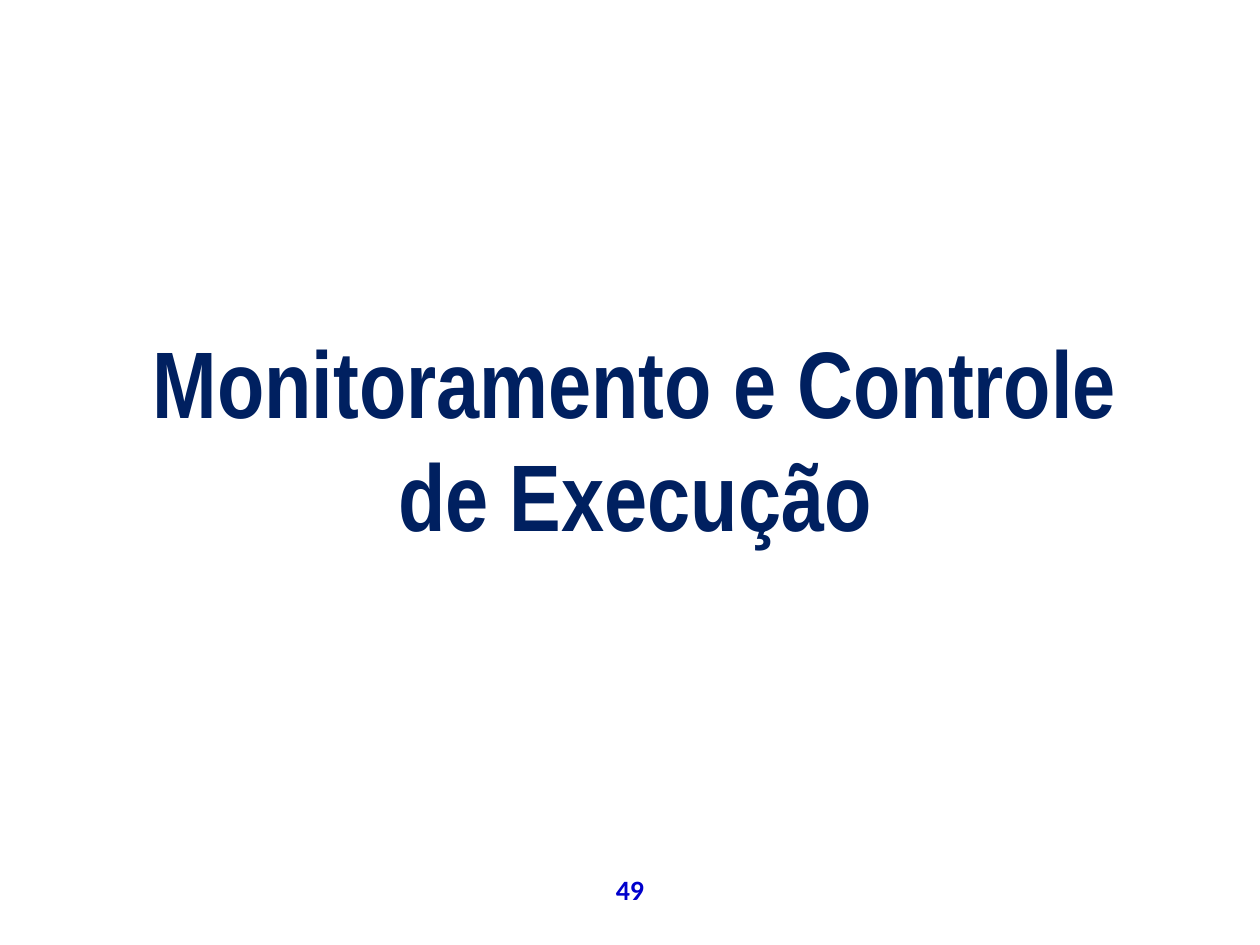
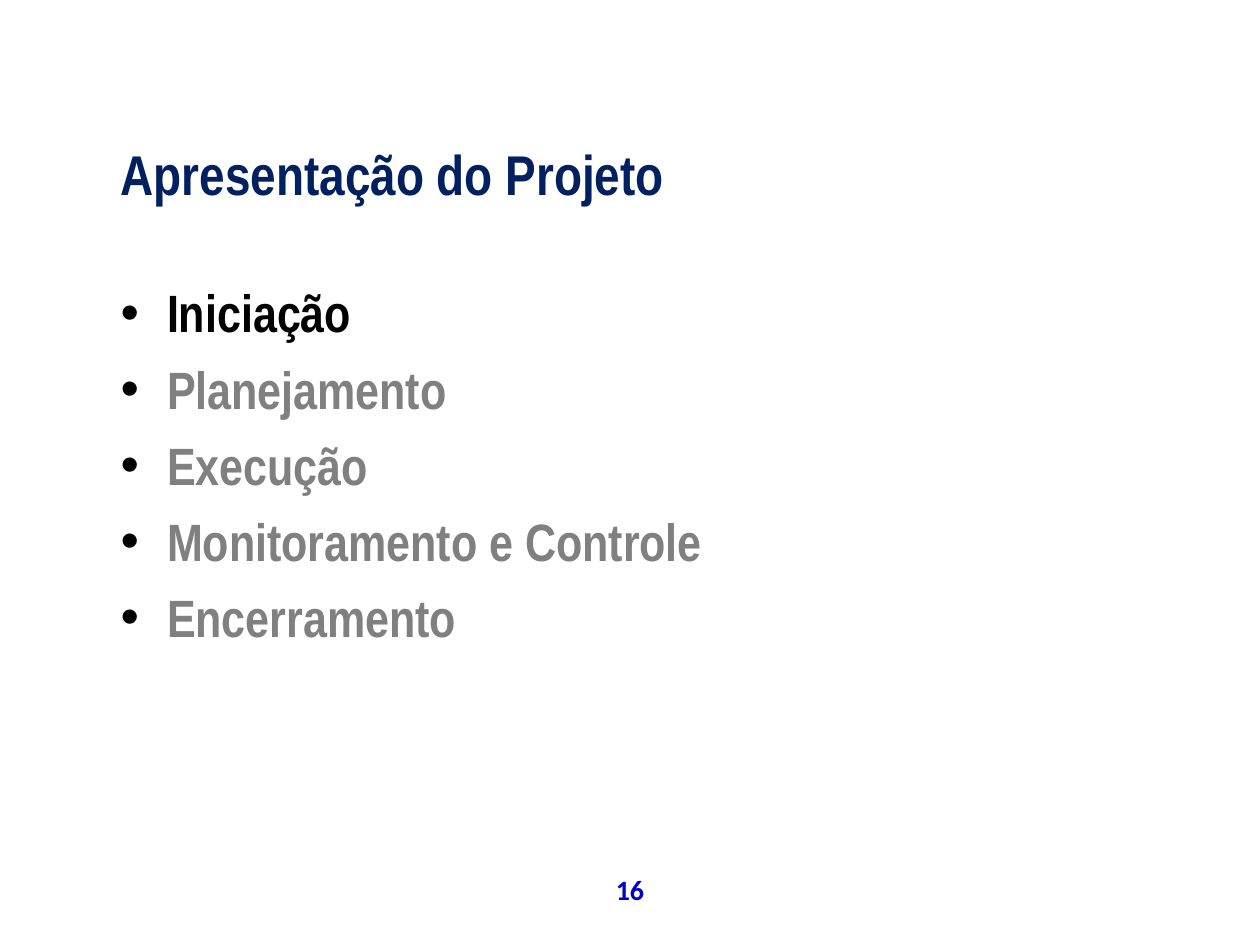
Before and after one commit to theoziran/sislodim, a slide deck: slide 16 of documentos/ProjetoPSA/Apresentação Final.ppt (slide 49 before the commit). Drawn at 1260x945 pixels with LibreOffice and Linux fonts; fonts in the diff are those of the drawing; background and template pictures are left out. Boxes give left, top, right and bottom in pixels: in the first picture for what was removed or moved away, otherwise in the second. Text is boxed around its words. In the diff, an @@ line names an element or a change of style, - is before the commit and + after.

```diff
--- a/documentos/ProjetoPSA/Apresentação Final.ppt
+++ b/documentos/ProjetoPSA/Apresentação Final.ppt
@@ text added at box(121, 154, 664, 205), 32 pt, text #002060, bold @@
+Apresentação do Projeto
@@ text "Iniciação" at box(167, 294, 702, 638): vertical alignment middle to top @@
@@ text at box(167, 294, 702, 638): text changed; size 54 to 30 pt; text colour #002060 to #808080 @@
-Monitoramento e Controle de Execução
+• Iniciação
+• Planejamento
+• Execução
+• Monitoramento e Controle
+• Encerramento
@@ page number at box(616, 881, 644, 901): text changed @@
-49
+16
```
Also in this commit, not shown: 38 other slides changed, 12 slides added, 4 slides removed.
